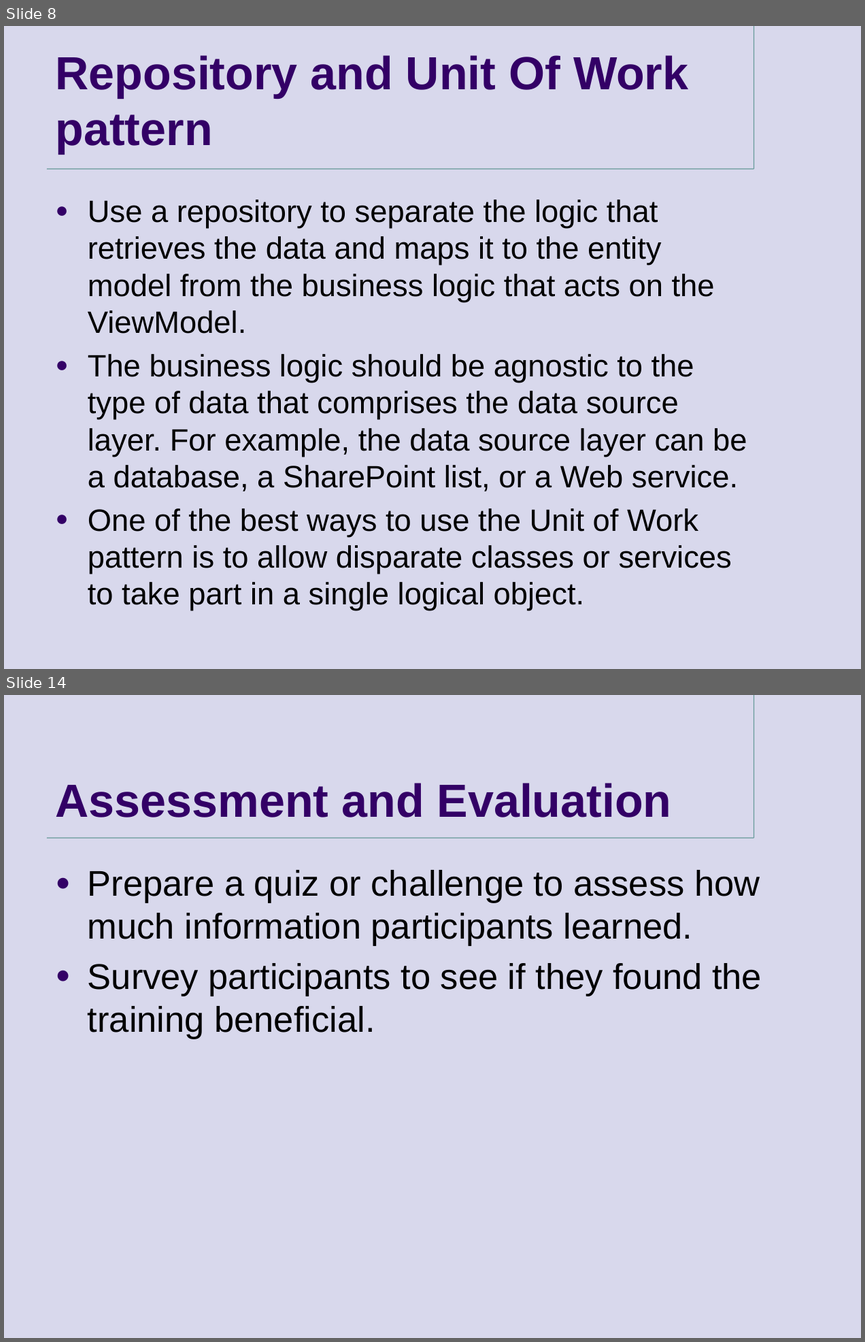
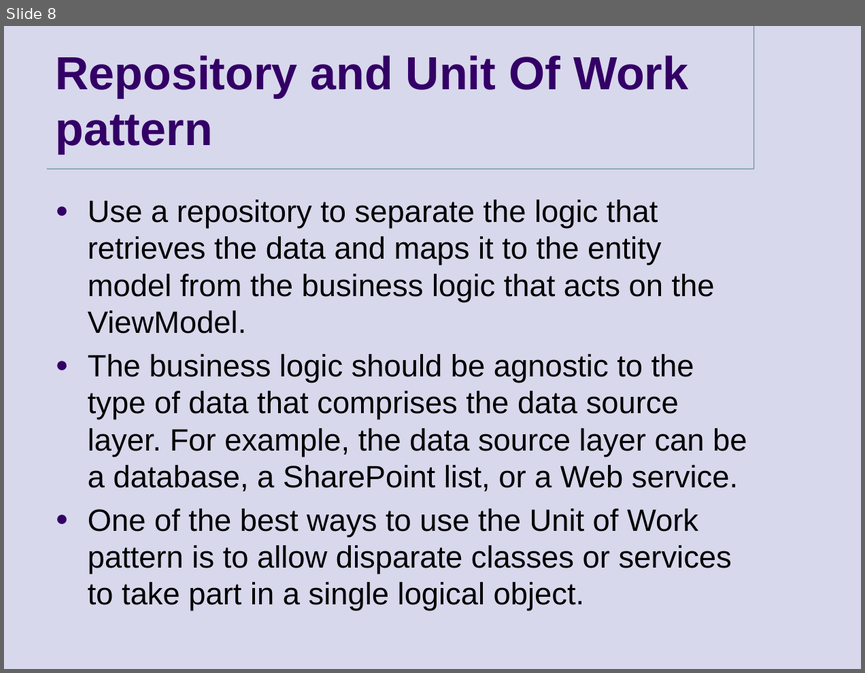
Before and after one commit to goldytech/QTec-II, a slide deck: QTec/Presentation.pptx. Shown one above the other, each under a label of ours: slides 8 and 14 before the commit, slide 8 after it; the slides between them are not shown. The pictures are 865x1342 and 865x673 pixels, drawn with LibreOffice and Linux fonts; fonts in the diff are those of the drawing; background and template pictures are left out. Boxes give left, top, right and bottom in pixels: in the first picture for what was removed or moved away, otherwise in the second. Text is boxed around its words. In the diff, an @@ line names an element or a change of style, - is before the commit and + after.

```diff
--- a/QTec/Presentation.pptx
+++ b/QTec/Presentation.pptx
@@ slide 14 removed at <box>4,695,861,1338</box>, background #D8D8EC; not listed: 2 template elements that a slide beside it also shows @@
@@ title removed at <box>56,783,672,817</box> @@
-Assessment and Evaluation
@@ text removed at <box>88,870,762,1039</box> @@
-● Prepare a quiz or challenge to assess how much information participants learned.
-● Survey participants to see if they found the training beneficial.
```
Also in this commit, not shown: 1 slide changed, 3 slides added, 5 other slides removed, 2 other files.
